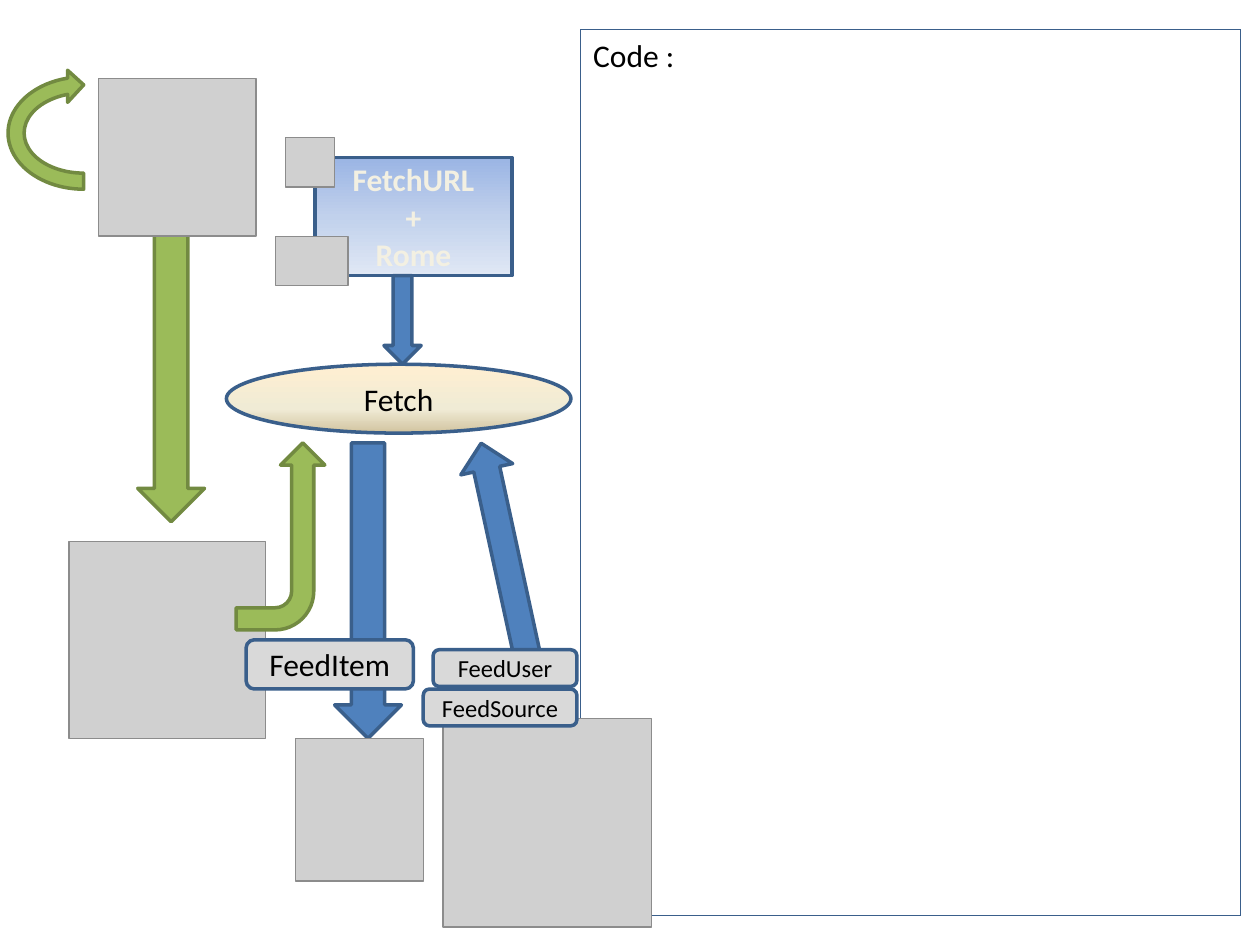
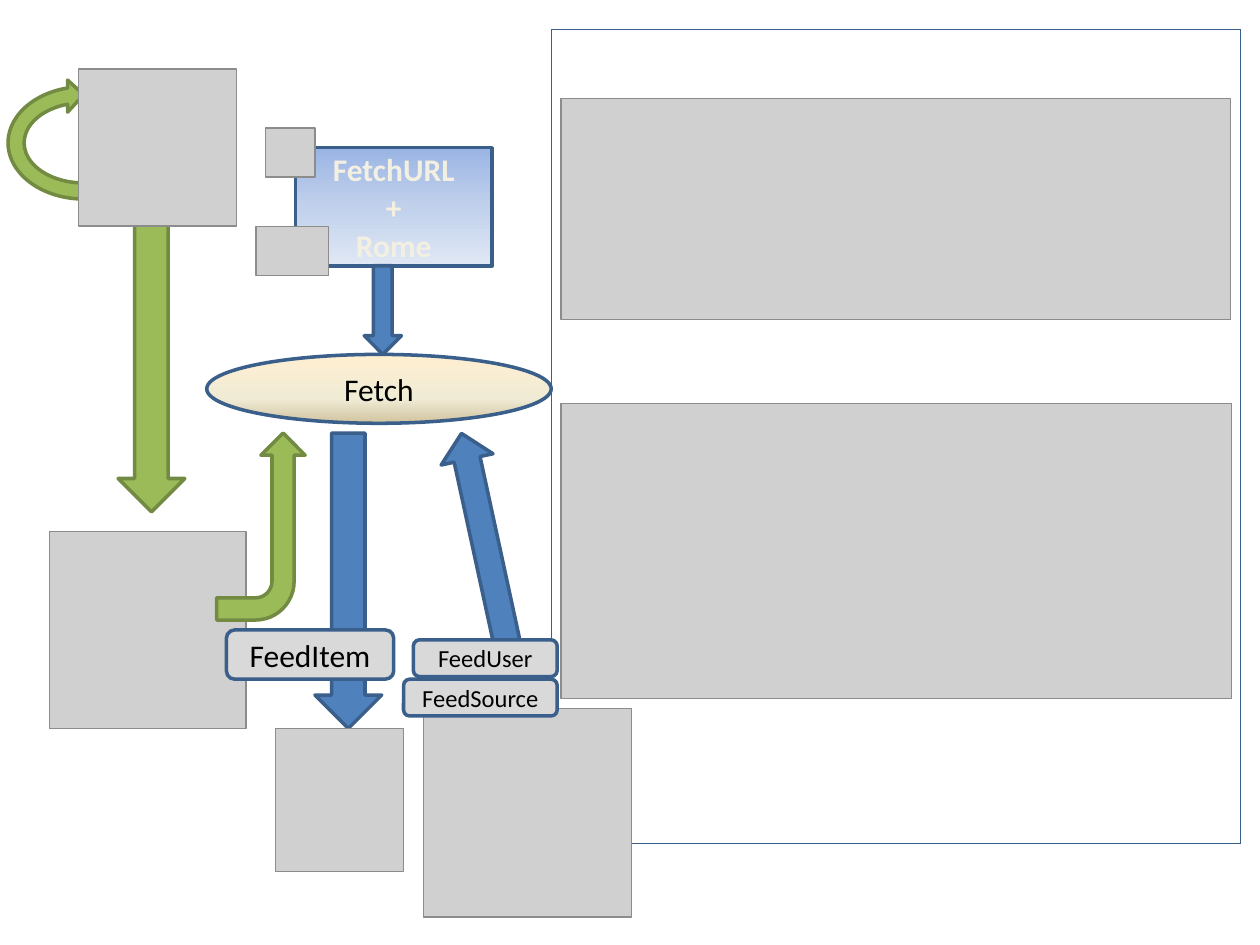
Before and after one commit to LCHCAPITALHUMAIN/fetchfeeds, a slide deck: slide 3 of fetchfeeds/Prez-FetchFeeds.pptx. Drawn at 1260x945 pixels with LibreOffice and Linux fonts; fonts in the diff are those of the drawing; grey boxes stand for pictures. Boxes give left, top, right and bottom in pixels: in the first picture for what was removed or moved away, otherwise in the second. Text is boxed around its words. In the diff, an @@ line names an element or a change of style, - is before the commit and + after.

```diff
--- a/fetchfeeds/Prez-FetchFeeds.pptx
+++ b/fetchfeeds/Prez-FetchFeeds.pptx
@@ rectangle: place and size @@
-rectangle at (581, 29, 1240, 915)
+rectangle at (551, 29, 1240, 843)
@@ text in rectangle at (593, 45, 659, 68): text removed @@
-Code :
@@ circular arrow: place and size @@
-circular arrow at (0, 69, 167, 197)
+circular arrow at (0, 79, 167, 207)
@@ picture added at (561, 98, 1230, 319) @@
@@ 6 pictures, 4 down arrows, 3 rounded rectangles, 1 ellipse, 1 rectangle, 1 bent arrow: place and size @@
-6 pictures, 4 down arrows, 3 rounded rectangles, 1 ellipse, 1 rectangle, 1 bent arrow at (69, 78, 651, 926)
+6 pictures, 4 down arrows, 3 rounded rectangles, 1 ellipse, 1 rectangle, 1 bent arrow at (49, 69, 631, 917)
@@ picture added at (561, 403, 1231, 698) @@
```
Also in this commit, not shown: 2 other slides changed.
